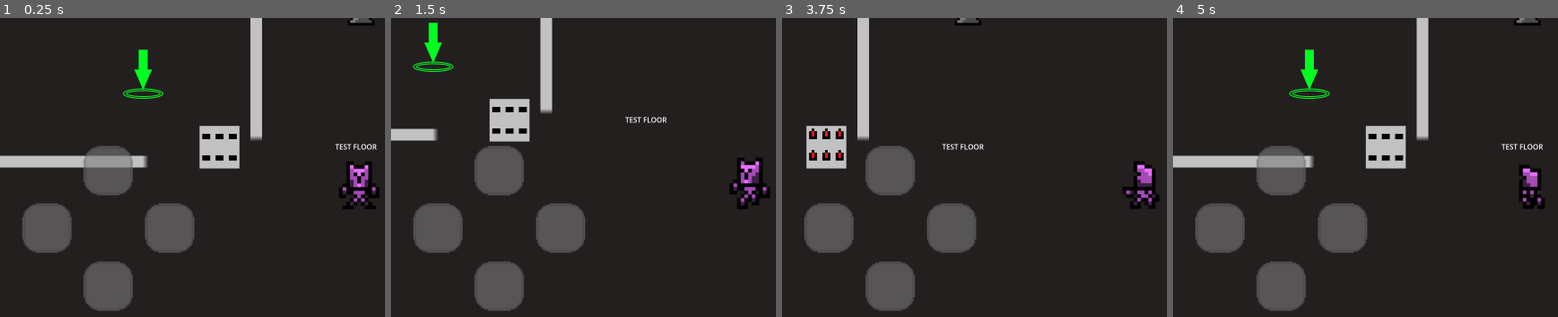
Above: before the commit, frames 1-4 (left to right).
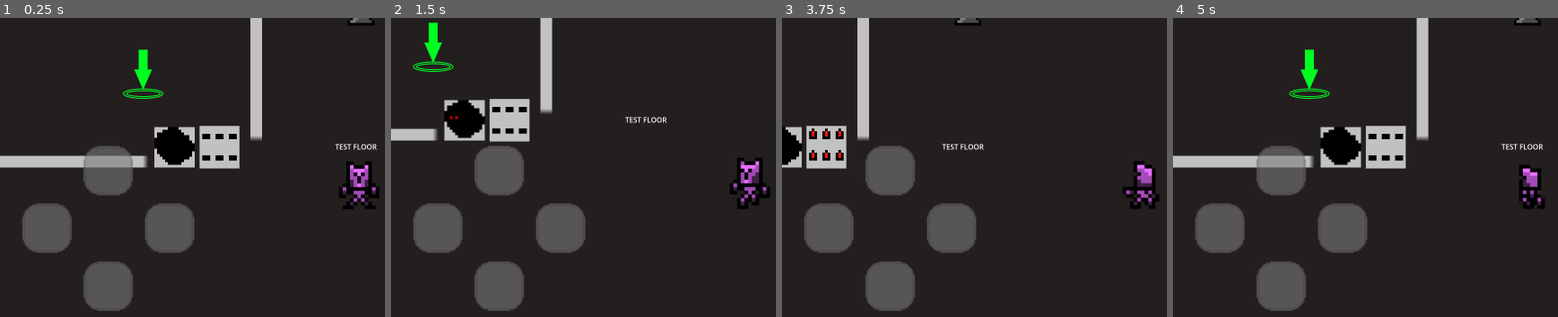
Above: after the commit, the same moments.

Repository: alain-cheng/MOBDEVE-MP
Game: Godot game, scene res://main.tscn
Two runs of this game, one before a commit and one after it. Both use one fixed random seed, a clock stepped at 60 frames per second and the inputs below.
Inputs:
- Up to frame 1 (0.25 s): no input
- Up to frame 2 (1.5 s): tap Enter at 0.5 s; hold Right (ui_right) 0.53-1.28 s; hold Down (ui_down) from 1.28 s (still down)
- Up to frame 3 (3.75 s): release Down (ui_down) at 2.03 s; hold Right (ui_right) 2.03-2.78 s; hold Up (ui_up) 2.78-3.53 s; hold Left (ui_left) from 3.53 s (still down)
- Up to frame 4 (5 s): keep holding Left (ui_left)

The runs differ from the first frame. In frame 1, 1.4% of the frame differs, in the area x 40-51%, y 36-51%; in frame 2, 1.4%, in the area x 13-25%, y 27-42%; in frame 3, 0.7%; in frame 4, 1.4%.

Commit message:
Pitfall implementation

Diff:
--- /dev/null
+++ b/app/src/main/assets/environment/traps/pitfall/Pitfall.gd
@@ -0,0 +1,15 @@
+extends Area2D
+
+@onready var animation = get_node("AnimatedSprite2D")
+var coveredTrap = false
+signal fallen_down
+
+# Called when the node enters the scene tree for the first time.
+func _ready():
+	#Maybe add a hidden animation for harder traps
+	if !coveredTrap:
+		animation.play("default")
+
+func _on_body_entered(body):
+	if body.name == "Player":
+		fallen_down.emit()
--- /dev/null
+++ b/app/src/main/assets/environment/traps/pitfall/Pitfall.tscn
@@ -0,0 +1,64 @@
+[gd_scene load_steps=9 format=3 uid="uid://bqwdf8n5jlliu"]
+
+[ext_resource type="Script" path="res://environment/traps/pitfall/Pitfall.gd" id="1_uw0m1"]
+[ext_resource type="Texture2D" uid="uid://b883b33b4aits" path="res://sprites/environment/traps/pitfall.png" id="2_mj306"]
+
+[sub_resource type="AtlasTexture" id="AtlasTexture_ysmb8"]
+atlas = ExtResource("2_mj306")
+region = Rect2(2, 0, 90, 94)
+
+[sub_resource type="AtlasTexture" id="AtlasTexture_js4r2"]
+atlas = ExtResource("2_mj306")
+region = Rect2(344, 0, 90, 94)
+
+[sub_resource type="AtlasTexture" id="AtlasTexture_f5b7b"]
+atlas = ExtResource("2_mj306")
+region = Rect2(230, 0, 90, 94)
+
+[sub_resource type="AtlasTexture" id="AtlasTexture_bbwdl"]
+atlas = ExtResource("2_mj306")
+region = Rect2(116, 0, 90, 94)
+
+[sub_resource type="SpriteFrames" id="SpriteFrames_ymq45"]
+animations = [{
+"frames": [{
+"duration": 30.0,
+"texture": SubResource("AtlasTexture_ysmb8")
+}, {
+"duration": 2.0,
+"texture": SubResource("AtlasTexture_js4r2")
+}, {
+"duration": 30.0,
+"texture": SubResource("AtlasTexture_ysmb8")
+}, {
+"duration": 1.0,
+"texture": SubResource("AtlasTexture_f5b7b")
+}, {
+"duration": 30.0,
+"texture": SubResource("AtlasTexture_ysmb8")
+}, {
+"duration": 2.0,
+"texture": SubResource("AtlasTexture_bbwdl")
+}],
+"loop": true,
+"name": &"default",
+"speed": 1.0
+}]
+
+[sub_resource type="RectangleShape2D" id="RectangleShape2D_uwqf6"]
+size = Vector2(43.8406, 38.8909)
+
+[node name="Pitfall" type="Area2D"]
+z_index = -1
+script = ExtResource("1_uw0m1")
+
+[node name="AnimatedSprite2D" type="AnimatedSprite2D" parent="."]
+sprite_frames = SubResource("SpriteFrames_ymq45")
+
+[node name="CollisionShape2D" type="CollisionShape2D" parent="."]
+position = Vector2(-1.25, 0.25)
+rotation = 0.785398
+scale = Vector2(1, 1)
+shape = SubResource("RectangleShape2D_uwqf6")
+
+[connection signal="body_entered" from="." to="." method="_on_body_entered"]
--- a/app/src/main/assets/floors/testFloor/testFloor.gd
+++ b/app/src/main/assets/floors/testFloor/testFloor.gd
@@ -6,6 +6,7 @@
 @onready var gDragons = [get_node("GoldenDragon"), get_node("GoldenDragon2")]
 @onready var mananaggal = [get_node("Manananggal")]
 @onready var kapre = [get_node("Kapre")]
+@onready var pitfalls = [get_node("Pitfall")]
 @onready var player = get_node("Player")
 
 # Called when the node enters the scene tree for the first time.
@@ -19,14 +20,15 @@
 		m.player = player
 	for k in kapre:
 		k.player = player
+	for p in pitfalls:
+		p.fallen_down.connect(player.ive_fallen)
 	for spike in spikes1:
 		spike.damage_taken.connect(player.on_damage_taken)
 		spike.timer.wait_time = 2.0
 		spike.timer.one_shot = false
 		spike.timer.start()
 
-
-func _on_end_point_change_floor():
+func _on_change_floor():
 	#Move to another scene randomly
 	PlayerData.lastFloor = true
 	get_tree().change_scene_to_file("res://floors/testFloor/testFloor2.tscn")
--- a/app/src/main/assets/floors/testFloor/testFloor.tscn
+++ b/app/src/main/assets/floors/testFloor/testFloor.tscn
@@ -9,6 +9,7 @@
 [ext_resource type="PackedScene" uid="uid://df5kyj6v1bldp" path="res://traps/Manananggal.tscn" id="7_x32fs"]
 [ext_resource type="PackedScene" uid="uid://cj0a6ch8jhqqt" path="res://environment/wall.tscn" id="8_6r00p"]
 [ext_resource type="PackedScene" uid="uid://dtn8oh314a4hk" path="res://environment/traps/spikes/Spikes.tscn" id="9_sr1y7"]
+[ext_resource type="PackedScene" uid="uid://bqwdf8n5jlliu" path="res://environment/traps/pitfall/Pitfall.tscn" id="10_0sdvc"]
 
 [node name="TestFloor" type="Node2D"]
 script = ExtResource("1_nxxbc")
@@ -56,5 +57,8 @@
 [node name="Spikes" parent="." instance=ExtResource("9_sr1y7")]
 position = Vector2(892, 495)
 
-[connection signal="changeFloor" from="EndPoint" to="." method="_on_end_point_change_floor"]
-[connection signal="damage_taken" from="Spikes" to="Player" method="on_damage_taken"]
+[node name="Pitfall" parent="." instance=ExtResource("10_0sdvc")]
+position = Vector2(792, 495)
+
+[connection signal="fall_to_next" from="Player" to="." method="_on_change_floor"]
+[connection signal="changeFloor" from="EndPoint" to="." method="_on_change_floor"]
--- a/app/src/main/assets/floors/testFloor/testFloor2.gd
+++ b/app/src/main/assets/floors/testFloor/testFloor2.gd
@@ -1,6 +1,9 @@
 extends Node2D
 
+@onready var pitfalls = [get_node("Pitfall")]
+@onready var player = get_node("Player")
 
 # Called when the node enters the scene tree for the first time.
 func _ready():
-	pass # Replace with function body.
+	for p in pitfalls:
+		p.fallen_down.connect(player.ive_fallen)
--- a/app/src/main/assets/floors/testFloor/testFloor2.tscn
+++ b/app/src/main/assets/floors/testFloor/testFloor2.tscn
@@ -1,8 +1,9 @@
-[gd_scene load_steps=4 format=3 uid="uid://btob2luvdn28a"]
+[gd_scene load_steps=5 format=3 uid="uid://btob2luvdn28a"]
 
 [ext_resource type="Script" path="res://floors/testFloor/testFloor2.gd" id="1_5p32w"]
 [ext_resource type="PackedScene" uid="uid://btymg45ij342p" path="res://player/Player.tscn" id="2_wf23c"]
 [ext_resource type="PackedScene" uid="uid://owiom6kwwpmy" path="res://environment/interactive/end_point/End_Point.tscn" id="3_mhpl6"]
+[ext_resource type="PackedScene" uid="uid://bqwdf8n5jlliu" path="res://environment/traps/pitfall/Pitfall.tscn" id="4_6epcr"]
 
 [node name="TestFloor2" type="Node2D"]
 script = ExtResource("1_5p32w")
@@ -19,3 +20,6 @@
 offset_right = 1810.0
 offset_bottom = 505.0
 text = "2nd Floor"
+
+[node name="Pitfall" parent="." instance=ExtResource("4_6epcr")]
+position = Vector2(1765, 601)
--- a/app/src/main/assets/player/Player.gd
+++ b/app/src/main/assets/player/Player.gd
@@ -7,13 +7,15 @@
 @onready var hurtbox_area = get_node("PlayerHurtbox")
 var backPressed = false
 var isDed = false
+var falling = false
+signal fall_to_next
 
 func _ready():
 	#Play Idle anim on load
 	animation.play("idle")
 
 func _physics_process(_delta):
-	if(!isDed):
+	if(!isDed && !falling):
 		#MOVEMENT
 		#If player is standing still, play idle
 		if velocity.x == 0 && velocity.y == 0 && PlayerData.health > 0:
@@ -60,7 +62,7 @@
 
 		move_and_slide()
 		#END MOVEMENT
-	elif(isDed):
+	elif(isDed && !falling):
 		#Animation for floating ghost
 		velocity.x = 0
 		velocity.y = -25
@@ -83,23 +85,45 @@
 			get_tree().quit()
 
 func on_damage_taken(damage = 1): #Default damage is 1
+	PlayerData.health = PlayerData.health - damage
+	isDed = true
+	ui_off()
+	ded()
+	await get_tree().create_timer(3.5).timeout #Base on anims
+
+	if PlayerData.health <= 0: #Game over
+		get_tree().quit()
+	elif PlayerData.health > 0: #-1 Life
+		get_tree().reload_current_scene()
+
+func ive_fallen():
+	#Animation
+	falling = true
+	ui_off()
+	animation.stop()
+	await get_tree().create_timer(0.5).timeout #Base on anims
+	animation.play("fall")
+	await get_tree().create_timer(1.0).timeout #Base on anims
+	falling = false
+
+	 #take damage
+	PlayerData.health = PlayerData.health - 1
+	isDed = true
+	#Check if is health <= 0 and !finalFloor
+	if(PlayerData.health > 0 && !PlayerData.lastFloor): #fall to next floor
+		fall_to_next.emit()
+	elif(PlayerData.health <= 0 || PlayerData.lastFloor): #Die
+		ded()
+		await get_tree().create_timer(3.5).timeout #Base on anims
+		get_tree().quit()
+
+func ui_off():
 	#Toggle booleans
-	isDed = true
 	collider.set_deferred("disabled", true)
 	hurtbox.set_deferred("disabled", true)
 	hurtbox_area.set_deferred("monitorable", false)
-
-	PlayerData.health = PlayerData.health - damage
-	if PlayerData.health <= 0: #Game over
-		ded()
-		await get_tree().create_timer(3.5).timeout #Base on anims
-		get_tree().quit()
-	elif PlayerData.health > 0: #-1 Life
-		ded()
-		await get_tree().create_timer(3.5).timeout #Base on anims
-		get_tree().reload_current_scene()
+	buttons.hide()
 
 func ded():
-	buttons.hide()
 	animation.play("death")
 	#TODO: Add popup for dying
--- a/app/src/main/assets/player/Player.tscn
+++ b/app/src/main/assets/player/Player.tscn
@@ -61,6 +61,14 @@
 "speed": 4.0
 }, {
 "frames": [{
+"duration": 1.0,
+"texture": null
+}],
+"loop": false,
+"name": &"fall",
+"speed": 5.0
+}, {
+"frames": [{
 "duration": 1.5,
 "texture": ExtResource("3_k76o1")
 }, {
@@ -176,7 +184,7 @@
 
 [node name="PlayerSprite" type="AnimatedSprite2D" parent="."]
 sprite_frames = SubResource("SpriteFrames_8r5le")
-animation = &"right"
+animation = &"fall"
 
 [node name="EnvironmentCollider" type="CollisionShape2D" parent="."]
 position = Vector2(-0.5, 61.5)
Not shown: 1 places in app/src/main/assets/floors/testFloor/testFloor.tscn that only renumber resources
